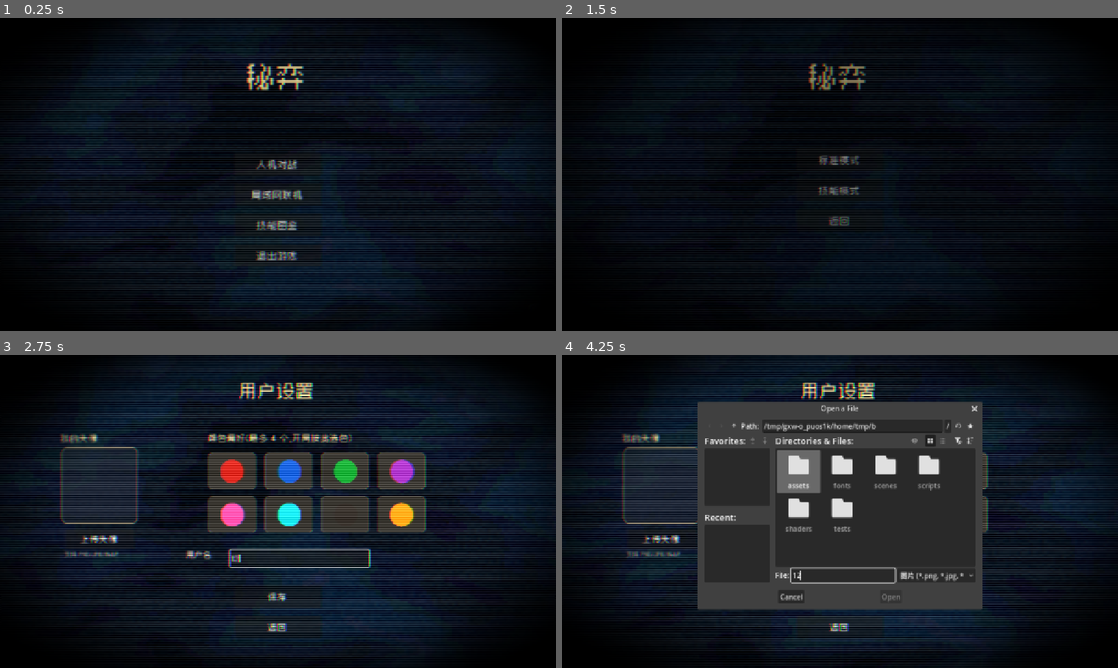
Above: before the commit, frames 1-4 (two rows, left to right).
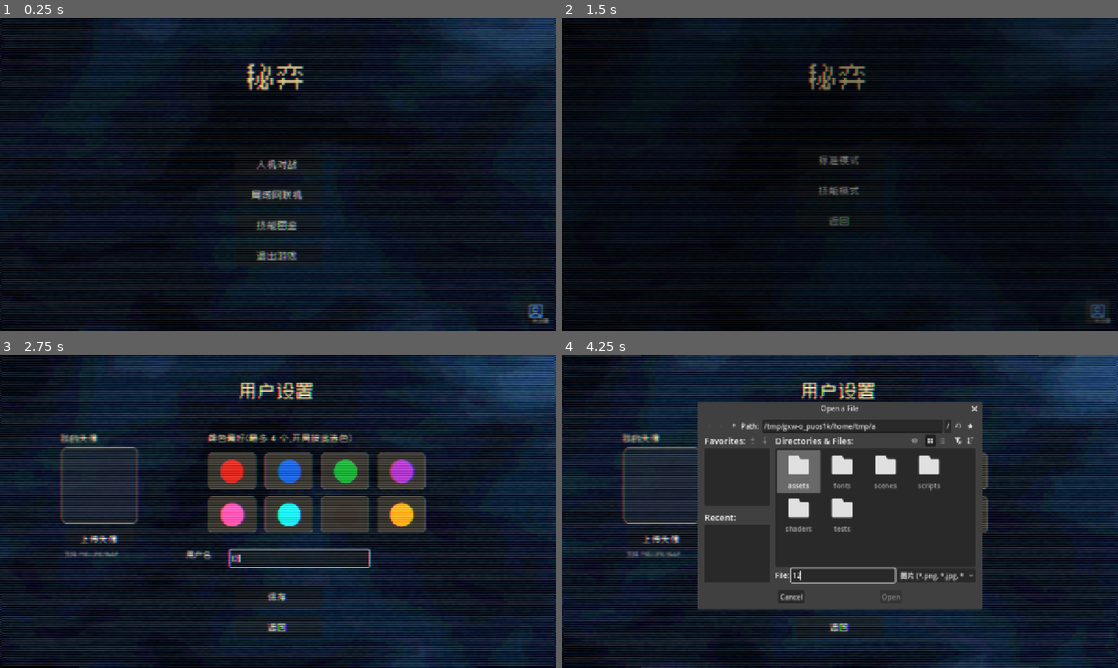
Above: after the commit, the same moments.

Repository: Lurongshika/ChessGame
Game: Godot game, scene res://scenes/main.tscn
Same seed, same stepped clock (60 frames per second), same inputs: the game is played once before the commit and once after it.
Inputs (mouse positions are in pixels of both pictures, inside the frame that each line leads up to):
- Up to frame 1 (0.25 s): no input
- Up to frame 2 (1.5 s): click "人机对战" at 0.5 s; click (1101, 312) at 1.27 s
- Up to frame 3 (2.75 s): click (300, 558) at 2.02 s; type "12" at 2.1 s
- Up to frame 4 (4.25 s): click "上传头像" at 2.75 s; click (845, 574) at 3.52 s; type "12" at 3.6 s

The runs differ from the first frame. In frame 1, 13% of the frame differs, in the area x 0-100%, y 0-100%; in frame 2, 5.9%; in frame 3, 17%; in frame 4, 18%.

Commit message:
大幅削弱CRT四角黑边

Diff:
--- a/shaders/crt.gdshader
+++ b/shaders/crt.gdshader
@@ -45,8 +45,8 @@
 	float scan = sin(crt_uv.y * 800.0 + TIME * 5.0) * scan_intensity;
 	col -= scan;
 
-	// 暗角(边缘变暗)
-	float vignette = smoothstep(0.65, 0.35, dist);
+	// 暗角(几乎取消:只在最角落轻微,最低 0.95)
+	float vignette = mix(0.95, 1.0, smoothstep(0.95, 0.6, dist));
 	col *= vignette;
 
 	// 整体提亮
